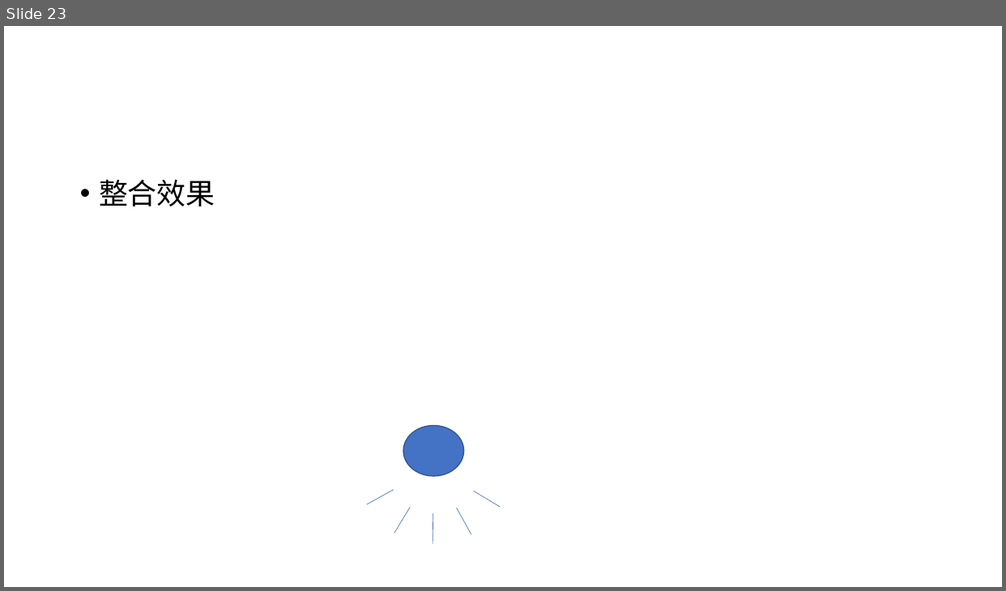
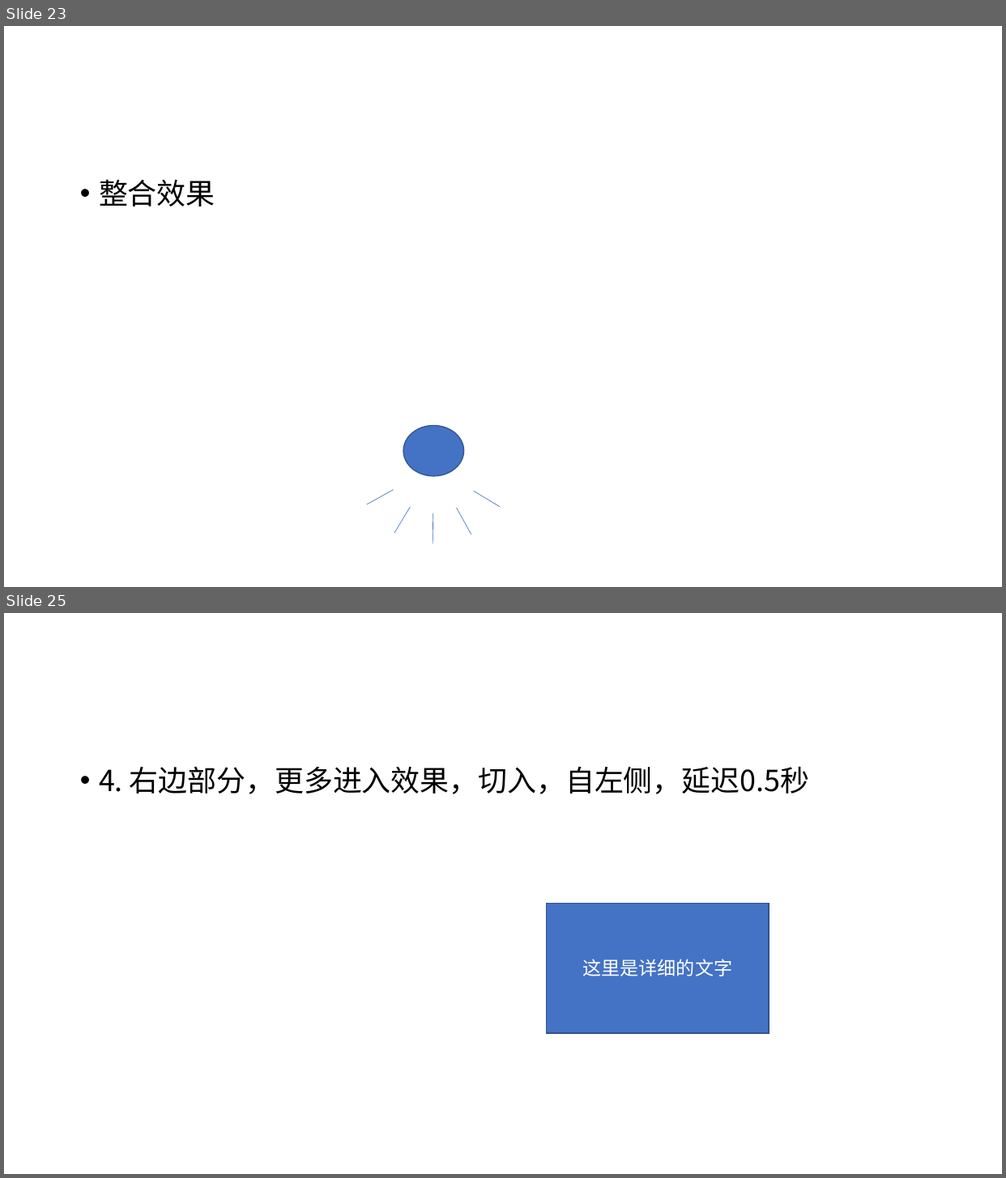
Before and after one commit to Canhui/PPT_Animation_Samples, a slide deck: PPT-Animation-Samples (Part 2).pptx. Shown one above the other, each under a label of ours: slide 23 before the commit, slides 23 and 25 after it; the slides between them are not shown. The pictures are 1006x591 and 1006x1178 pixels, drawn with LibreOffice and Linux fonts; fonts in the diff are those of the drawing. Boxes give left, top, right and bottom in pixels: in the first picture for what was removed or moved away, otherwise in the second. Text is boxed around its words. In the diff, an @@ line names an element or a change of style, - is before the commit and + after.

```diff
--- a/PPT-Animation-Samples (Part 2).pptx
+++ b/PPT-Animation-Samples (Part 2).pptx
@@ slide 25 added at (4,613,1002,1174), background #FFFFFF @@
@@ text added at (99,766,809,794), 28 pt, text #000000 @@
+• 4. 右边部分，更多进入效果，切入，自左侧，延迟0.5秒
@@ rectangle added at (547,904,769,1033), fill #4472C4, outline #325491 1 pt, 18 pt, text #FFFFFF @@
+这里是详细的文字
```
Also in this commit, not shown: 3 slides changed, 5 other slides added, 1 other file.
